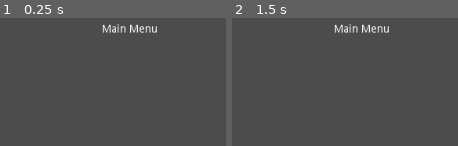
Above: before the commit, frames 1-2 (left to right).
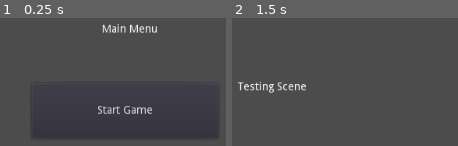
Above: after the commit, the same moments.

Repository: isabella232/LudenDare2020-October
Game: Godot game, scene res://Scenes/MainMenu/Main Menu.tscn
Two runs of this game, one before a commit and one after it. Both use one fixed random seed, a clock stepped at 60 frames per second and the inputs below.
Inputs (mouse positions are in pixels of both pictures, inside the frame that each line leads up to):
- Up to frame 1 (0.25 s): no input
- Up to frame 2 (1.5 s): click (356, 110) at 0.5 s, where only the run after the commit has a clickable "Start Game"; tap Enter at 1.25 s

The runs differ from the first frame. In frame 1, 1.3% of the frame differs, in the area x 18-93%, y 68-94%; in frame 2, 1.8%, in the area x 2-70%, y 4-59%.

Commit message:
Added basic menu transition Added console, commands are 	-exit quits app 	-main returns to main menu

Diff:
--- /dev/null
+++ b/StuckInALoop/Scenes/Console/Console.tscn
@@ -0,0 +1,44 @@
+[gd_scene load_steps=2 format=2]
+
+[sub_resource type="GDScript" id=1]
+script/source = "extends CanvasLayer
+
+onready var textEdit = $TextEdit
+
+# Called when the node enters the scene tree for the first time.
+func _ready():
+	remove_child(textEdit)
+
+func _process(delta):
+	if (Input.is_action_just_pressed(\"console_toggle\")):
+		if (get_child_count() == 0):
+			add_child(textEdit)
+			textEdit.grab_focus()
+		else:
+			textEdit.text = \"\"
+			remove_child(textEdit)
+	if (Input.is_action_just_pressed(\"console_accept\") && get_child_count() > 0):
+		process_input(textEdit.text.replace(\"\\n\", \"\"))
+		textEdit.text = \"\"
+
+func process_input(input_text):
+	match(input_text):
+		\"exit\":
+			get_tree().quit()
+
+		\"main\":
+			get_tree().change_scene(\"res://Scenes/MainMenu/Main Menu.tscn\")
+
+		_:
+			print(input_text)
+"
+
+[node name="Console" type="CanvasLayer"]
+script = SubResource( 1 )
+
+[node name="TextEdit" type="TextEdit" parent="."]
+margin_right = 405.0
+margin_bottom = 27.0
+__meta__ = {
+"_edit_use_anchors_": false
+}
--- a/StuckInALoop/Scenes/MainMenu/Main Menu.tscn
+++ b/StuckInALoop/Scenes/MainMenu/Main Menu.tscn
@@ -1,4 +1,27 @@
-[gd_scene format=2]
+[gd_scene load_steps=2 format=2]
+
+[sub_resource type="GDScript" id=1]
+script/source = "extends Button
+
+
+# Declare member variables here. Examples:
+# var a = 2
+# var b = \"text\"
+
+
+# Called when the node enters the scene tree for the first time.
+func _ready():
+	pass # Replace with function body.
+
+
+# Called every frame. 'delta' is the elapsed time since the previous frame.
+#func _process(delta):
+#	pass
+
+
+func _on_Button_pressed():
+	get_tree().change_scene(\"res://Scenes/Testing/TestScene.tscn\")
+"
 
 [node name="Main Menu" type="CanvasLayer"]
 
@@ -13,3 +36,15 @@
 __meta__ = {
 "_edit_use_anchors_": false
 }
+
+[node name="Button" type="Button" parent="."]
+margin_left = 421.912
+margin_top = 225.586
+margin_right = 660.912
+margin_bottom = 296.586
+text = "Start Game"
+script = SubResource( 1 )
+__meta__ = {
+"_edit_use_anchors_": false
+}
+[connection signal="pressed" from="Button" to="Button" method="_on_Button_pressed"]
--- /dev/null
+++ b/StuckInALoop/Scenes/Testing/TestScene.tscn
@@ -0,0 +1,13 @@
+[gd_scene format=2]
+
+[node name="TestScene" type="Node2D"]
+
+[node name="Label" type="Label" parent="."]
+margin_left = 389.367
+margin_top = 224.235
+margin_right = 685.367
+margin_bottom = 345.235
+text = "Testing Scene"
+__meta__ = {
+"_edit_use_anchors_": false
+}
--- a/StuckInALoop/project.godot
+++ b/StuckInALoop/project.godot
@@ -19,6 +19,23 @@
 run/main_scene="res://Scenes/MainMenu/Main Menu.tscn"
 config/icon="res://icon.png"
 
+[autoload]
+
+Console="*res://Scenes/Console/Console.tscn"
+
+[input]
+
+console_toggle={
+"deadzone": 0.5,
+"events": [ Object(InputEventKey,"resource_local_to_scene":false,"resource_name":"","device":0,"alt":false,"shift":false,"control":false,"meta":false,"command":false,"pressed":false,"scancode":96,"unicode":0,"echo":false,"script":null)
+ ]
+}
+console_accept={
+"deadzone": 0.5,
+"events": [ Object(InputEventKey,"resource_local_to_scene":false,"resource_name":"","device":0,"alt":false,"shift":false,"control":false,"meta":false,"command":false,"pressed":false,"scancode":16777221,"unicode":0,"echo":false,"script":null)
+ ]
+}
+
 [rendering]
 
 environment/default_environment="res://default_env.tres"
